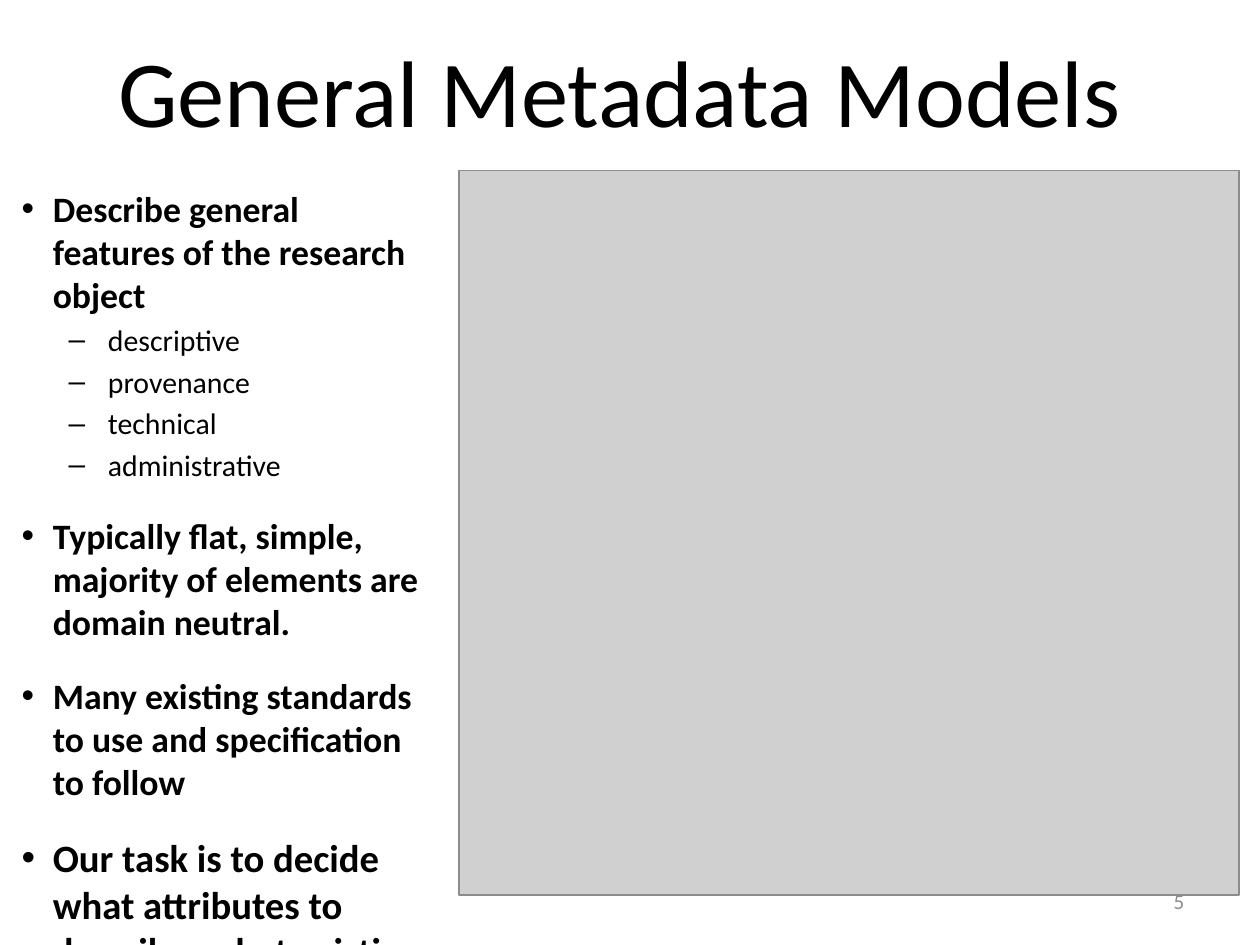
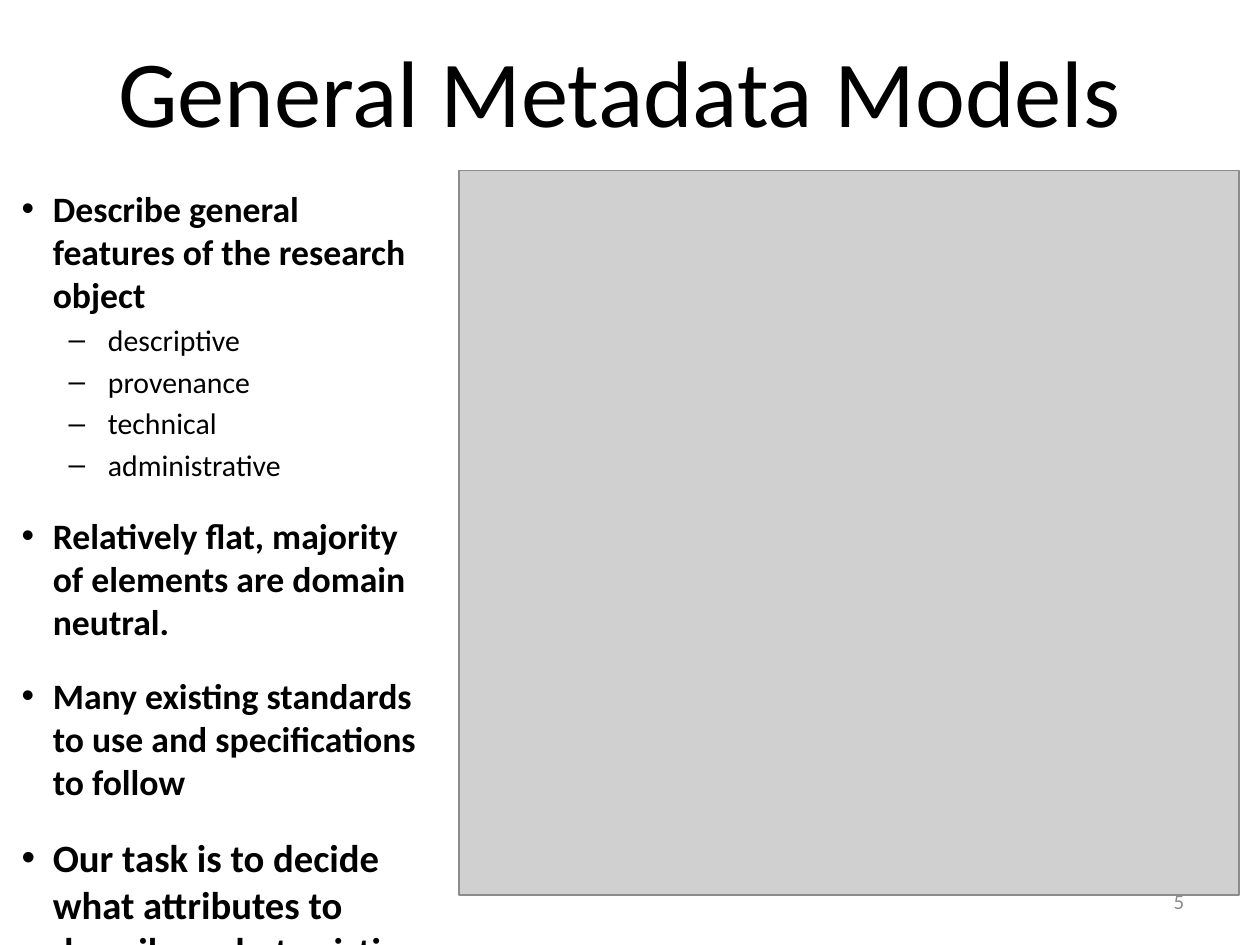
Before and after one commit to OHSU-Library/experimental-metadata-model, a slide deck: slide 5 of docs/6-18-15 Experimental Metadata Concepts and Models.pptx. Drawn at 1260x945 pixels with LibreOffice and Linux fonts; fonts in the diff are those of the drawing; grey boxes stand for pictures. Boxes give left, top, right and bottom in pixels: in the first picture for what was removed or moved away, otherwise in the second. Text is boxed around its words. In the diff, an @@ line names an element or a change of style, - is before the commit and + after.

Commit message:
updated some text on ppt

```diff
--- a/docs/6-18-15 Experimental Metadata Concepts and Models.pptx
+++ b/docs/6-18-15 Experimental Metadata Concepts and Models.pptx
@@ text at (53, 524, 415, 796): text changed @@
-• Typically flat, simple, majority of elements are domain neutral.
-• Many existing standards to use and specification to follow
+• Relatively flat, majority of elements are domain neutral.
+• Many existing standards to use and specifications to follow
```
Also in this commit, not shown: 6 other slides changed.
